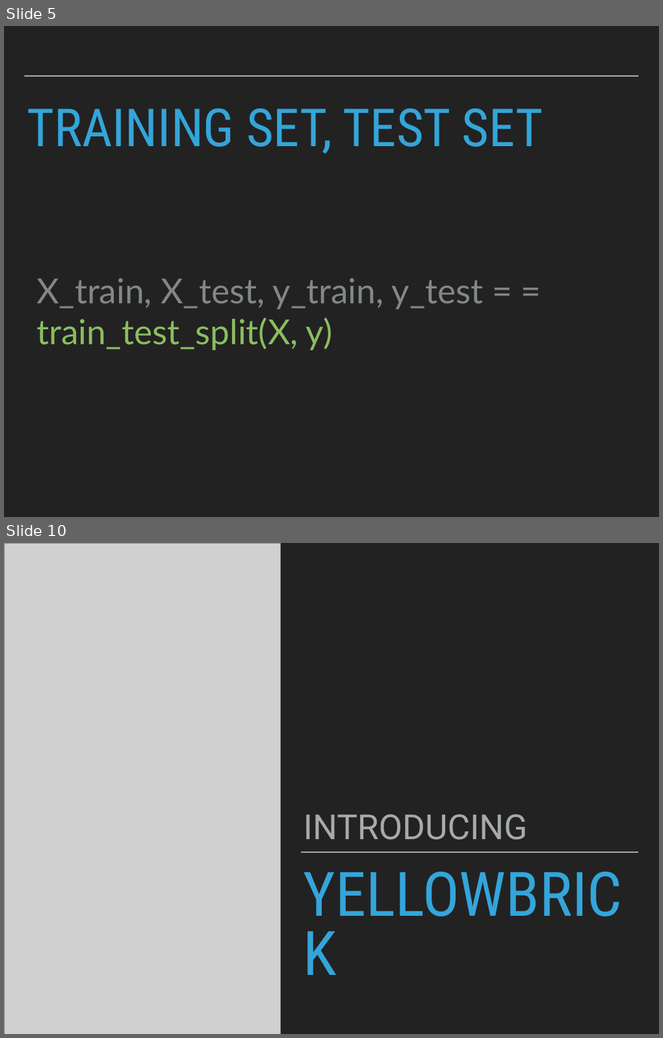
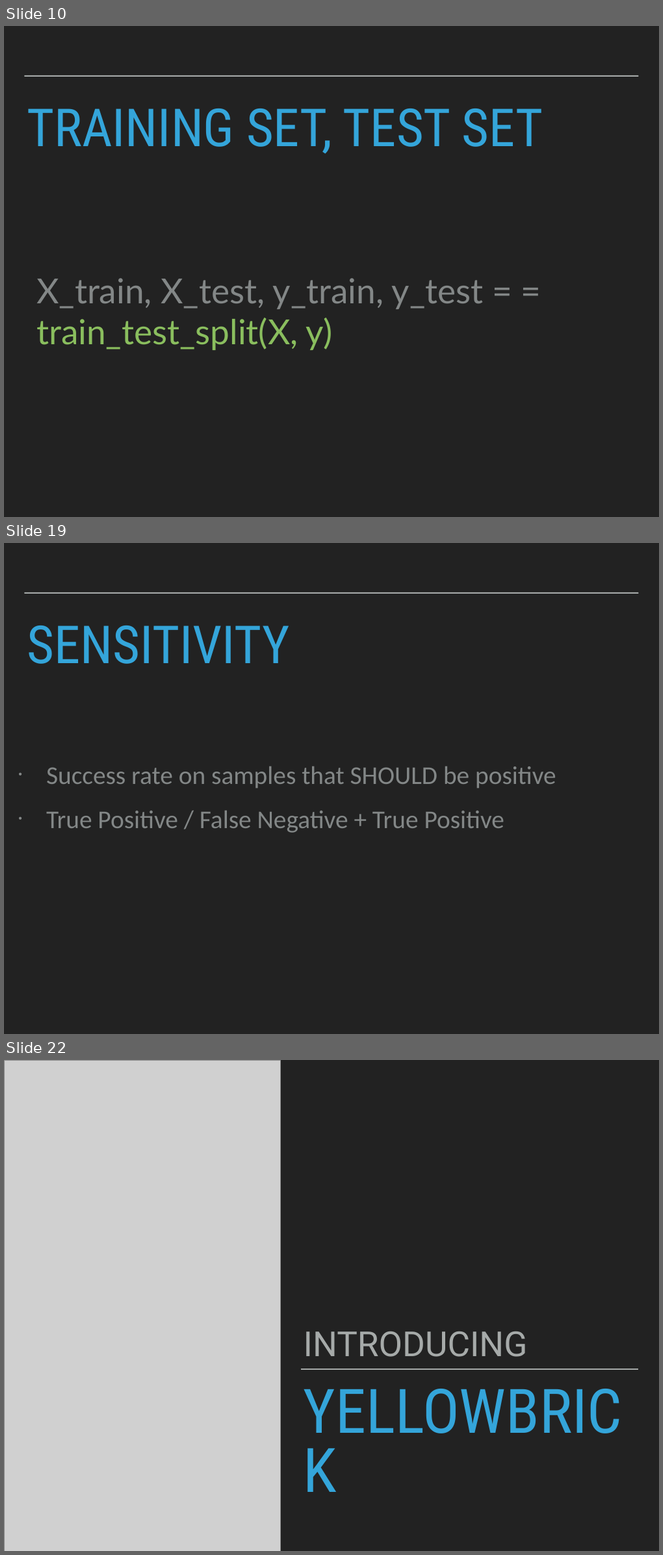
Before and after one commit to patricks1/noble-machine-learning, a slide deck: Session2/Session2_Slides.pptx. Shown one above the other, each under a label of ours: slides 5 and 10 before the commit, slides 10, 19 and 22 after it; the slides between them are not shown. The pictures are 663x1038 and 663x1555 pixels, drawn with LibreOffice and Linux fonts; fonts in the diff are those of the drawing; grey boxes stand for pictures. Boxes give left, top, right and bottom in pixels: in the first picture for what was removed or moved away, otherwise in the second. Text is boxed around its words. In the diff, an @@ line names an element or a change of style, - is before the commit and + after.

```diff
--- a/Session2/Session2_Slides.pptx
+++ b/Session2/Session2_Slides.pptx
@@ slide 19 added at <box>4,543,659,1034</box>, background #222222; not listed: 1 template element that a slide beside it also shows @@
@@ title added at <box>27,626,289,664</box>, 82 pt, text #34A5DA @@
+SENSITIVITY
@@ text added at <box>46,767,556,833</box>, 40 pt, text #838787 @@
+• Success rate on samples that SHOULD be positive
+• True Positive / False Negative + True Positive
@@ what was slide 5 is now slide 10 @@
@@ what was slide 10 is now slide 22 @@
```
Also in this commit, not shown: 4 slides changed, 38 other slides added, 25 slides removed, 3 other files.
